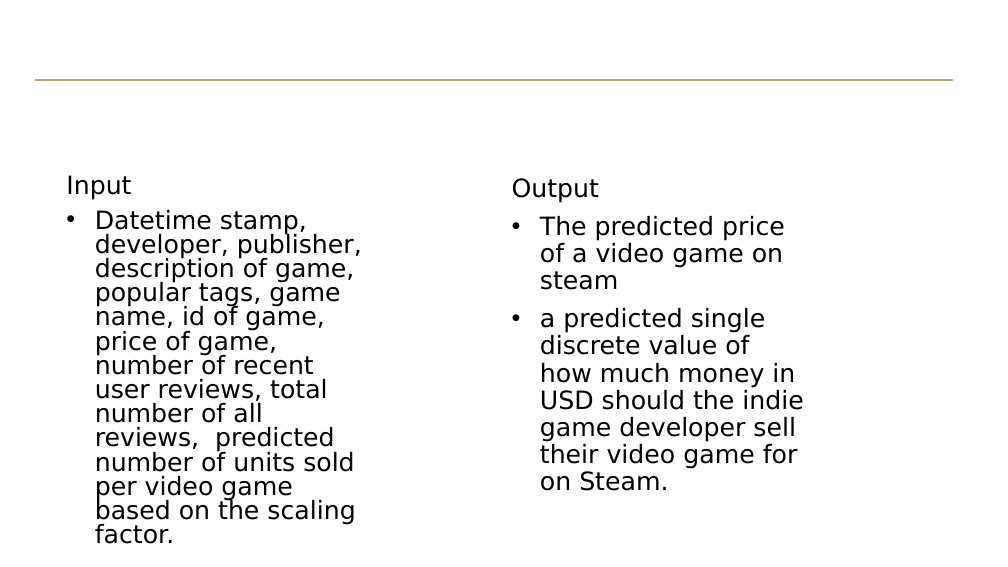
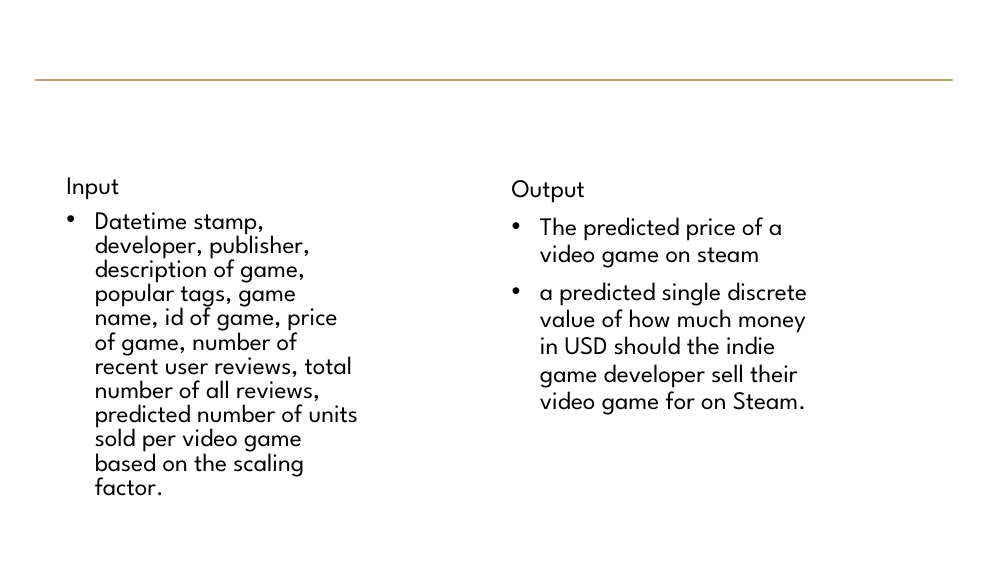
Before and after one commit to hypothetical-lemon/COMP4448, a slide deck: slide 6 of Steam_Final_Project.pptx. Drawn at 1008x567 pixels with LibreOffice and Linux fonts; fonts in the diff are those of the drawing; background and template pictures are left out. Boxes give left, top, right and bottom in pixels: in the first picture for what was removed or moved away, otherwise in the second. Text is boxed around its words. In the diff, an @@ line names an element or a change of style, - is before the commit and + after.

```diff
--- a/Steam_Final_Project.pptx
+++ b/Steam_Final_Project.pptx
@@ text "Input" at <box>66,177,359,496</box>: font DejaVu Sans to League Spartan @@
@@ text "Output" at <box>512,180,807,415</box>: font DejaVu Sans to League Spartan @@
```
Also in this commit, not shown: 10 other slides changed, 3 slides added, 1 other file.
